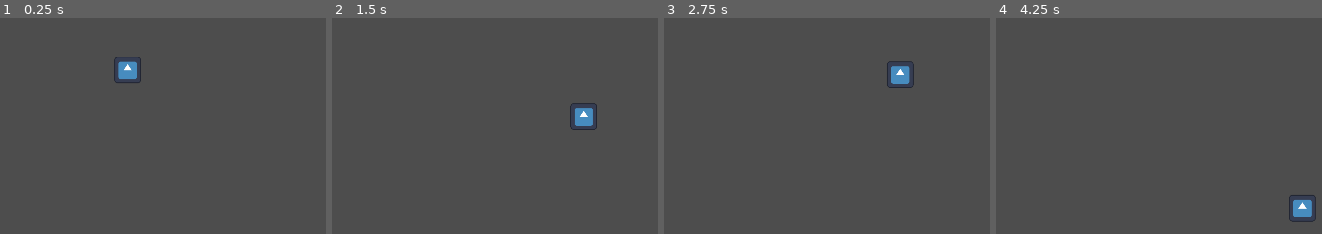
Above: before the commit, frames 1-4 (left to right).
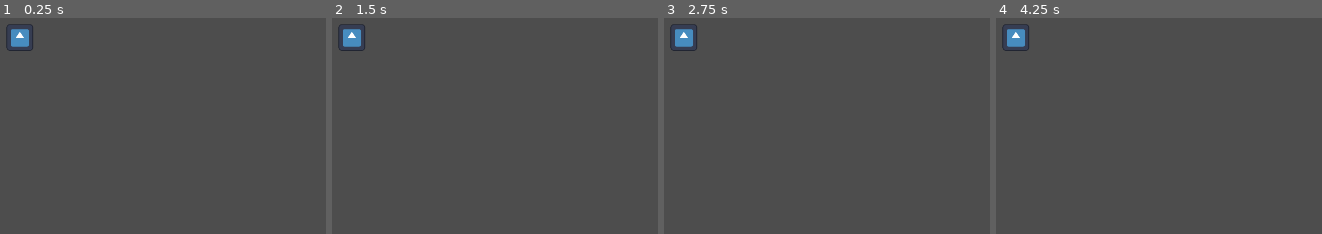
Above: after the commit, the same moments.

Repository: Relapson/Point-N-Click
Game: Godot game, scene res://main.tscn
The game is run twice, just before and just after one commit, with the same random seed, the same clock (stepped at 60 frames per second) and the same inputs. The engine's default icon, where the game draws it, is replaced by a stand-in: a white triangle on a blue panel in a dark square.
Inputs (mouse positions are in pixels of both pictures, inside the frame that each line leads up to):
- Up to frame 1 (0.25 s): no input
- Up to frame 2 (1.5 s): tap Enter at 0.5 s; move the mouse to (outside the picture) at 0.52 s; click (outside the picture) at 0.6 s; move the mouse to (358, 175) at 1.27 s; right-click (358, 175) at 1.35 s
- Up to frame 3 (2.75 s): move the mouse to (928, 54) at 2.02 s; click (928, 54) at 2.1 s
- Up to frame 4 (4.25 s): move the mouse to (outside the picture) at 2.77 s; right-click (outside the picture) at 2.85 s; move the mouse to (outside the picture) at 3.52 s; click (outside the picture) at 3.6 s

The runs differ from the first frame. In frame 1, 1.3% of the frame differs, in the area x 1-44%, y 2-31%; in frame 2, 1.2%; in frame 3, 1.3%, in the area x 1-77%, y 2-33%; in frame 4, 1.3%.

Commit message:
erste ansätze mit navigationagent und region

Diff:
--- a/Characters/Player.gd
+++ b/Characters/Player.gd
@@ -1,7 +1,23 @@
 extends CharacterBody2D
 
 @export var move_speed = 500
+#@export var movement_target_position: Vector2 = Vector2(60.0,180.0) vielleicht egal
 var target = position
+
+@onready var navigation_agent: NavigationAgent2D = $NavigationAgent2D
+
+func _ready():
+	navigation_agent.path_desired_distance = 4.0
+	navigation_agent.target_desired_distance = 4.0
+
+	call_deferred("actor_setup")
+
+func actor_setup():
+	await get_tree().physics_frame
+	#set_movement_target(movement_target_position) vielleicht egal
+
+func set_movement_target(movement_target: Vector2):
+	navigation_agent.target_position = movement_target
 
 func _input(_event):
 	if Input.is_action_just_pressed("mouse_left"):
@@ -12,7 +28,21 @@
 		target = get_global_mouse_position()
 
 func _physics_process(delta):
-	velocity = position.direction_to(target) * move_speed
+	if navigation_agent.is_navigation_finished():
+		return
+
+	###
+#	var current_agent_position: Vector2 = global_position
+#    var next_path_position: Vector2 = navigation_agent.get_next_path_position()
+#
+#    var new_velocity: Vector2 = next_path_position - current_agent_position
+#    new_velocity = new_velocity.normalized()
+#    new_velocity = new_velocity * movement_speed
+	###
+
+	velocity = (set_movement_target(target) - global_position).normalized() * move_speed
+
+	#velocity = position.direction_to(target) * move_speed
 	# look_at(target) dreht den character optional
 	if position.distance_to(target) > 10:
 		move_and_slide()
--- a/Characters/Player.tscn
+++ b/Characters/Player.tscn
@@ -17,3 +17,5 @@
 
 [node name="Sprite2D" type="Sprite2D" parent="."]
 texture = ExtResource("1_77i3w")
+
+[node name="NavigationAgent2D" type="NavigationAgent2D" parent="."]
--- a/MainScene.gd
+++ /dev/null
@@ -1 +0,0 @@
-extends Node
--- a/main.tscn
+++ b/main.tscn
@@ -1,12 +1,17 @@
 [gd_scene load_steps=3 format=3 uid="uid://cj4j0saa5edb7"]
 
-[ext_resource type="Script" path="res://MainScene.gd" id="1_6nden"]
 [ext_resource type="PackedScene" uid="uid://b38h7cepxykak" path="res://Characters/Player.tscn" id="1_ge7eo"]
 
+[sub_resource type="NavigationPolygon" id="NavigationPolygon_0s3fd"]
+vertices = PackedVector2Array(1228, 821, 1691, 838, 1304, 1041, 899, 843, 378, 1011, 77, 824, 262, 695, 929, 409, 186, 484, 1256, 644, 1553, 689, 1712, 343, 1778, 519)
+polygons = Array[PackedInt32Array]([PackedInt32Array(0, 1, 2, 3), PackedInt32Array(3, 4, 5, 6, 7), PackedInt32Array(6, 8, 7), PackedInt32Array(0, 3, 7, 9), PackedInt32Array(10, 9, 7, 11, 12)])
+outlines = Array[PackedVector2Array]([PackedVector2Array(186, 484, 929, 409, 1712, 343, 1778, 519, 1553, 689, 1256, 644, 1228, 821, 1691, 838, 1304, 1041, 899, 843, 378, 1011, 77, 824, 262, 695)])
+
 [node name="MainScene" type="Node"]
-script = ExtResource("1_6nden")
 
 [node name="NavigationRegion2D" type="NavigationRegion2D" parent="."]
+navigation_polygon = SubResource("NavigationPolygon_0s3fd")
 
 [node name="Player" parent="." instance=ExtResource("1_ge7eo")]
+position = Vector2(562, 261)
 scale = Vector2(0.5, 0.5)
